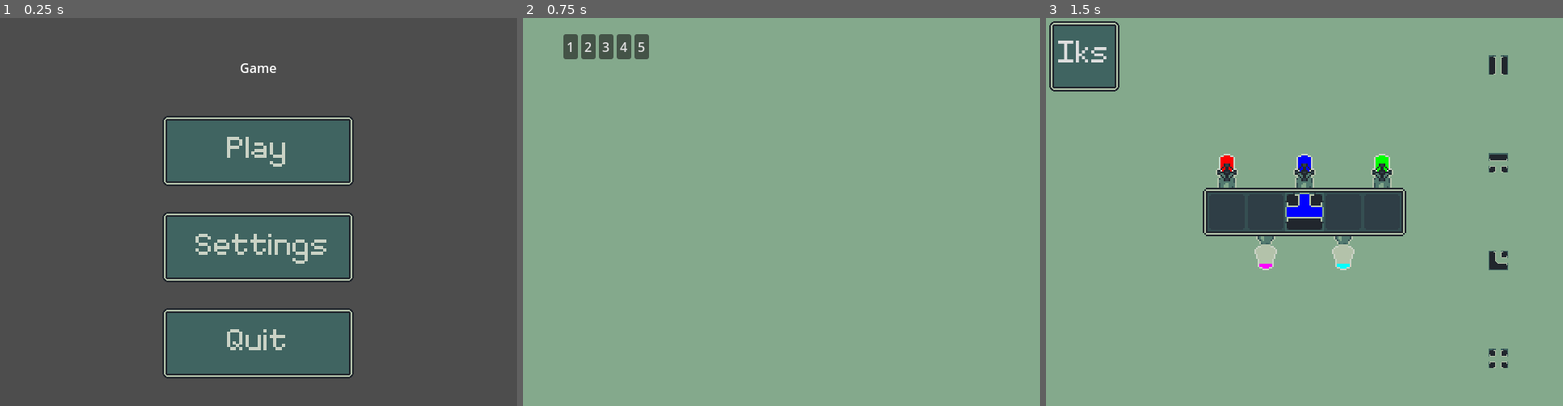
Above: before the commit, frames 1-3 (left to right).
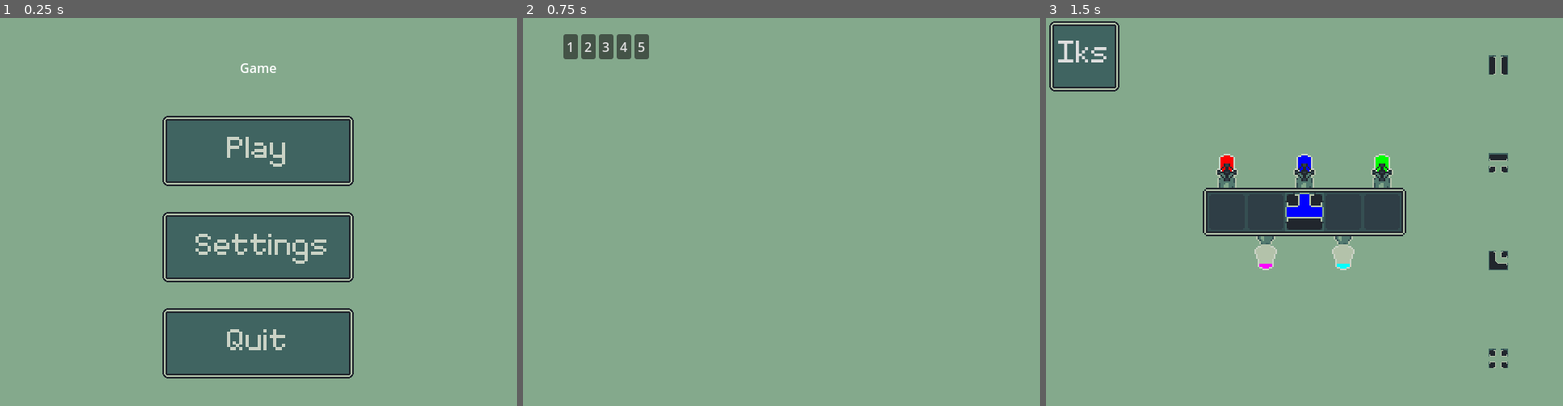
Above: after the commit, the same moments.

Repository: feargrinn/spacejam2024
Game: Godot game, scene res://node_2d.tscn
The game is run twice, just before and just after one commit, with the same random seed, the same clock (stepped at 60 frames per second) and the same inputs.
Inputs (mouse positions are in pixels of both pictures, inside the frame that each line leads up to):
- Up to frame 1 (0.25 s): no input
- Up to frame 2 (0.75 s): click (781, 149) at 0.5 s
- Up to frame 3 (1.5 s): click "1" at 1.25 s

The runs differ from the first frame. In frame 1, 80% of the frame differs, in the area x 0-100%, y 0-100%; in frame 2, nothing differs; in frame 3, nothing differs.

Commit message:
Proper background in main menu

Diff:
--- a/node_2d.tscn
+++ b/node_2d.tscn
@@ -1,9 +1,10 @@
-[gd_scene load_steps=5 format=3 uid="uid://b6ldch5v2bfc3"]
+[gd_scene load_steps=6 format=3 uid="uid://b6ldch5v2bfc3"]
 
 [ext_resource type="Script" path="res://Navigation.gd" id="1_motdp"]
-[ext_resource type="Texture2D" uid="uid://lijymylkpj6r" path="res://images/menu_button_play.png" id="2_yxybc"]
-[ext_resource type="Texture2D" uid="uid://ixy8mrfmko3r" path="res://images/menu_button_settings.png" id="3_pripr"]
-[ext_resource type="Texture2D" uid="uid://dx1f0ybknw5qb" path="res://images/menu_button_quit.png" id="4_13pl1"]
+[ext_resource type="Texture2D" uid="uid://bbmbnlsjfirt5" path="res://images/menu_button_play.png" id="2_yxybc"]
+[ext_resource type="Texture2D" uid="uid://cab715x3nhxrw" path="res://images/menu_button_settings.png" id="3_pripr"]
+[ext_resource type="Texture2D" uid="uid://b6d7g4as0xlr" path="res://images/menu_button_quit.png" id="4_13pl1"]
+[ext_resource type="Texture2D" uid="uid://d0puyi57jqicv" path="res://images/bg_640x480.png" id="5_yynow"]
 
 [node name="Node" type="Node"]
 script = ExtResource("1_motdp")
@@ -104,6 +105,13 @@
 size_flags_vertical = 6
 text = "Quit"
 
+[node name="ParallaxBackground" type="ParallaxBackground" parent="."]
+
+[node name="TextureRect" type="TextureRect" parent="ParallaxBackground"]
+offset_right = 40.0
+offset_bottom = 40.0
+texture = ExtResource("5_yynow")
+
 [connection signal="pressed" from="MenuScreen/VBoxContainer2/MenuButtons/Play" to="." method="_on_play_pressed"]
 [connection signal="pressed" from="MenuScreen/VBoxContainer2/MenuButtons/Quit" to="." method="_on_quit_pressed"]
 [connection signal="pressed" from="GameScreen/MarginContainer/VBoxContainer/MainMenu" to="." method="_on_main_menu_pressed"]
